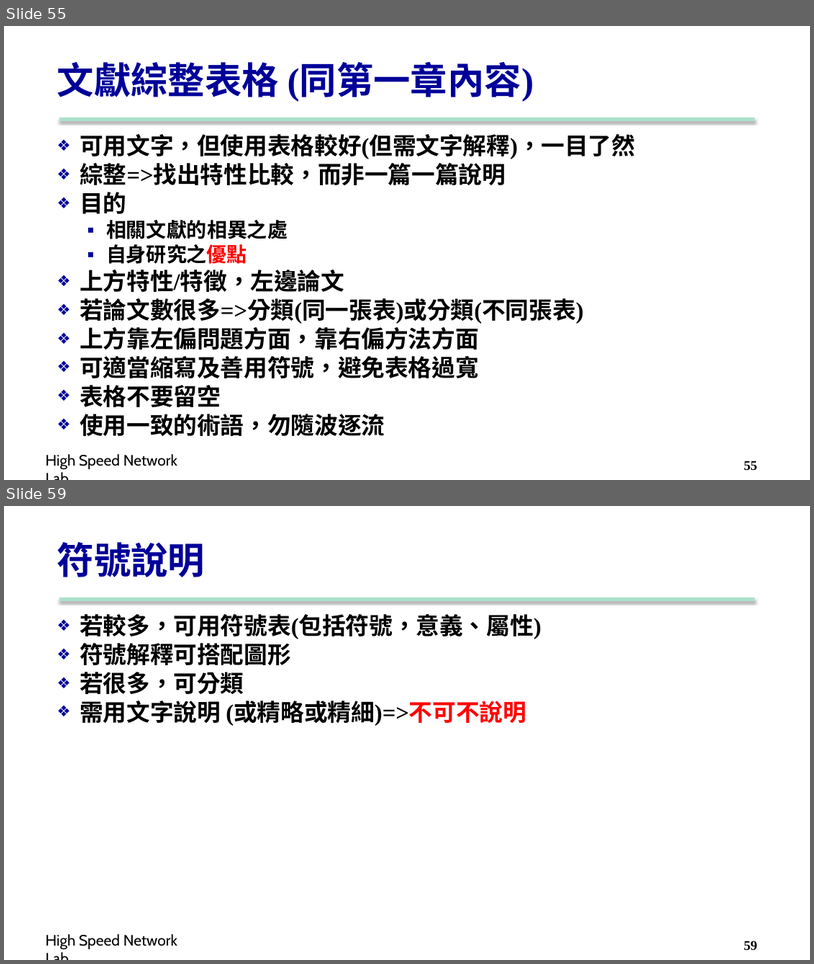
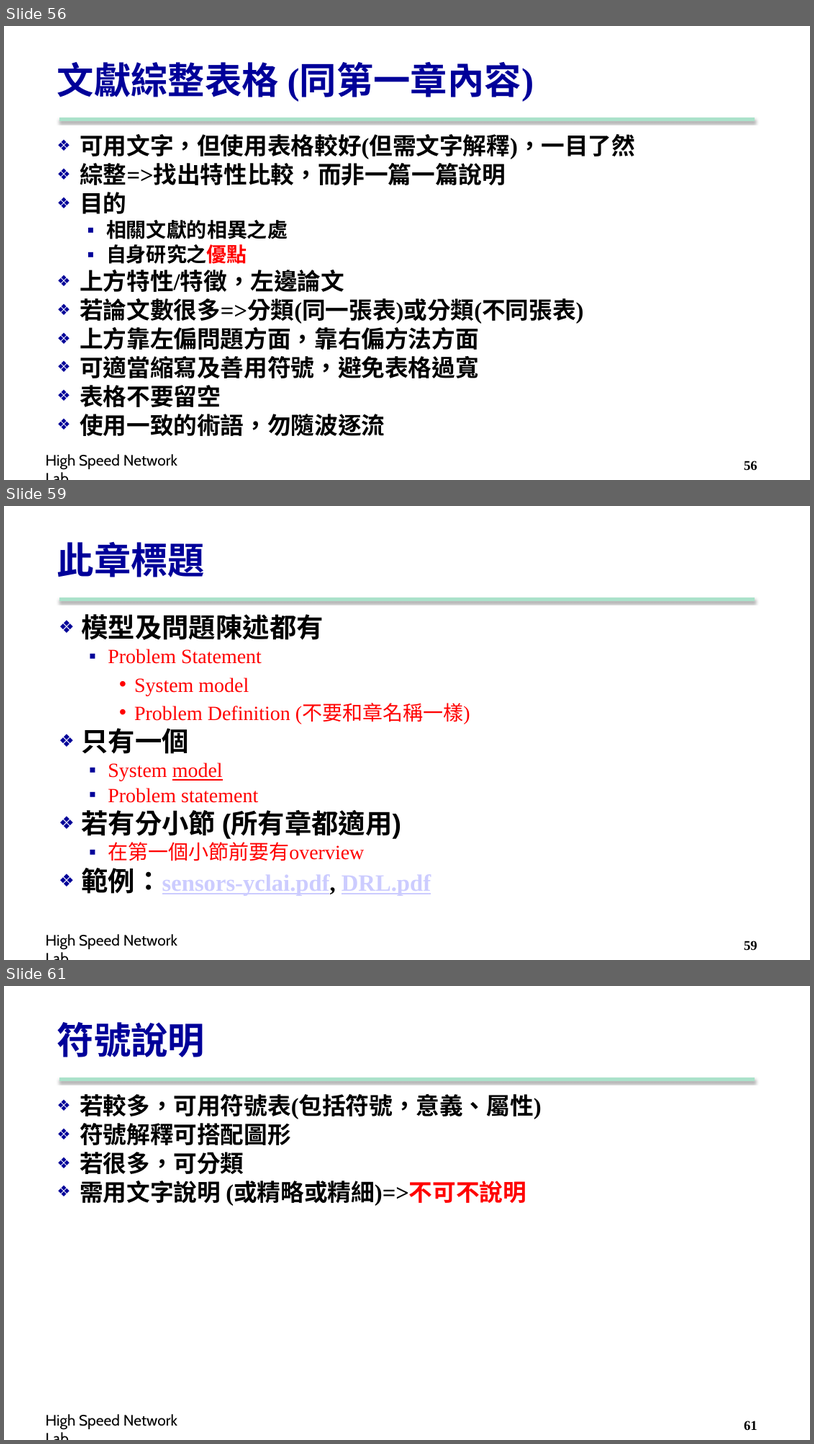
Before and after one commit to carina419/NTUST, a slide deck: MI5014701 科技研究與論文寫作 Technology Research and Thesis Writing/2. Structure.pptx. Shown one above the other, each under a label of ours: slides 55 and 59 before the commit, slides 56, 59 and 61 after it; the slides between them are not shown. The pictures are 814x964 and 814x1444 pixels, drawn with LibreOffice and Linux fonts; fonts in the diff are those of the drawing; background and template pictures are left out. Boxes give left, top, right and bottom in pixels: in the first picture for what was removed or moved away, otherwise in the second. Text is boxed around its words. In the diff, an @@ line names an element or a change of style, - is before the commit and + after.

```diff
--- a/MI5014701 科技研究與論文寫作 Technology Research and Thesis Writing/2. Structure.pptx
+++ b/MI5014701 科技研究與論文寫作 Technology Research and Thesis Writing/2. Structure.pptx
@@ slide 59 added at (4,506,810,960), background #FFFFFF; not listed: 2 template elements that a slide beside it also shows @@
@@ title added at (57,542,205,577), 44 pt, text #000099, bold @@
+此章標題
@@ text added at (82,614,471,895), 24 pt, text #FF0000 @@
+  ❖ 模型及問題陳述都有
+  ▪ Problem Statement
+    • System model
+    • Problem Definition (不要和章名稱一樣)
+  ❖ 只有一個
+  ▪ System model
+  ▪ Problem statement
+  ❖ 若有分小節 (所有章都適用)
+  ▪ 在第一個小節前要有overview
+❖ 範例：sensors-yclai.pdf, DRL.pdf
@@ page number added at (744,940,758,950), 16 pt, text #000000, bold @@
+59
@@ what was slide 55 is now slide 56 @@
@@ page number at (744,460,758,470): text changed @@
-55
+56
@@ what was slide 59 is now slide 61 @@
@@ page number at (744,1420,758,1430): text changed @@
-59
+61
```
Also in this commit, not shown: 21 slides changed, 3 other slides added, 2 other files.
